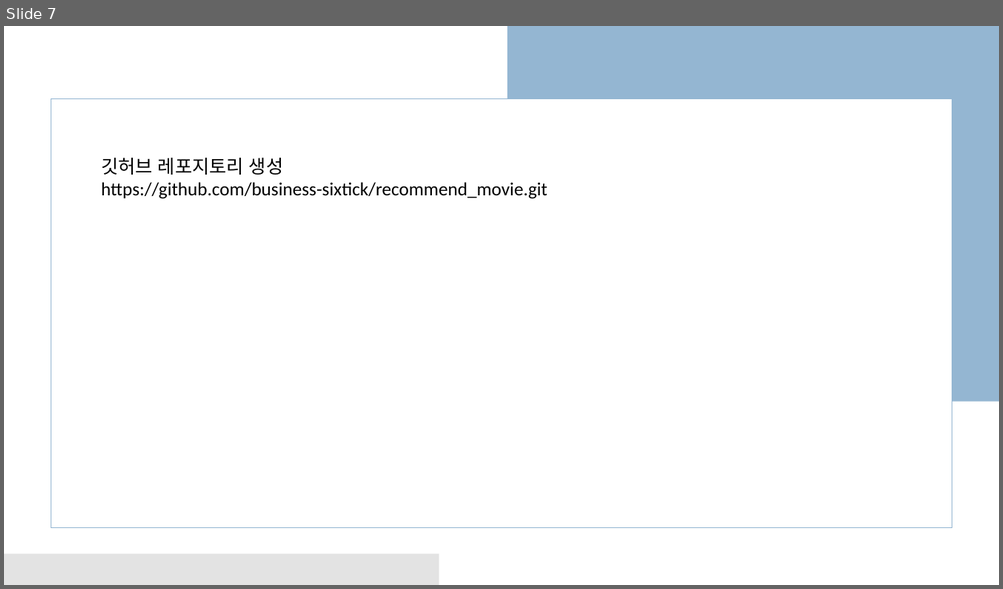
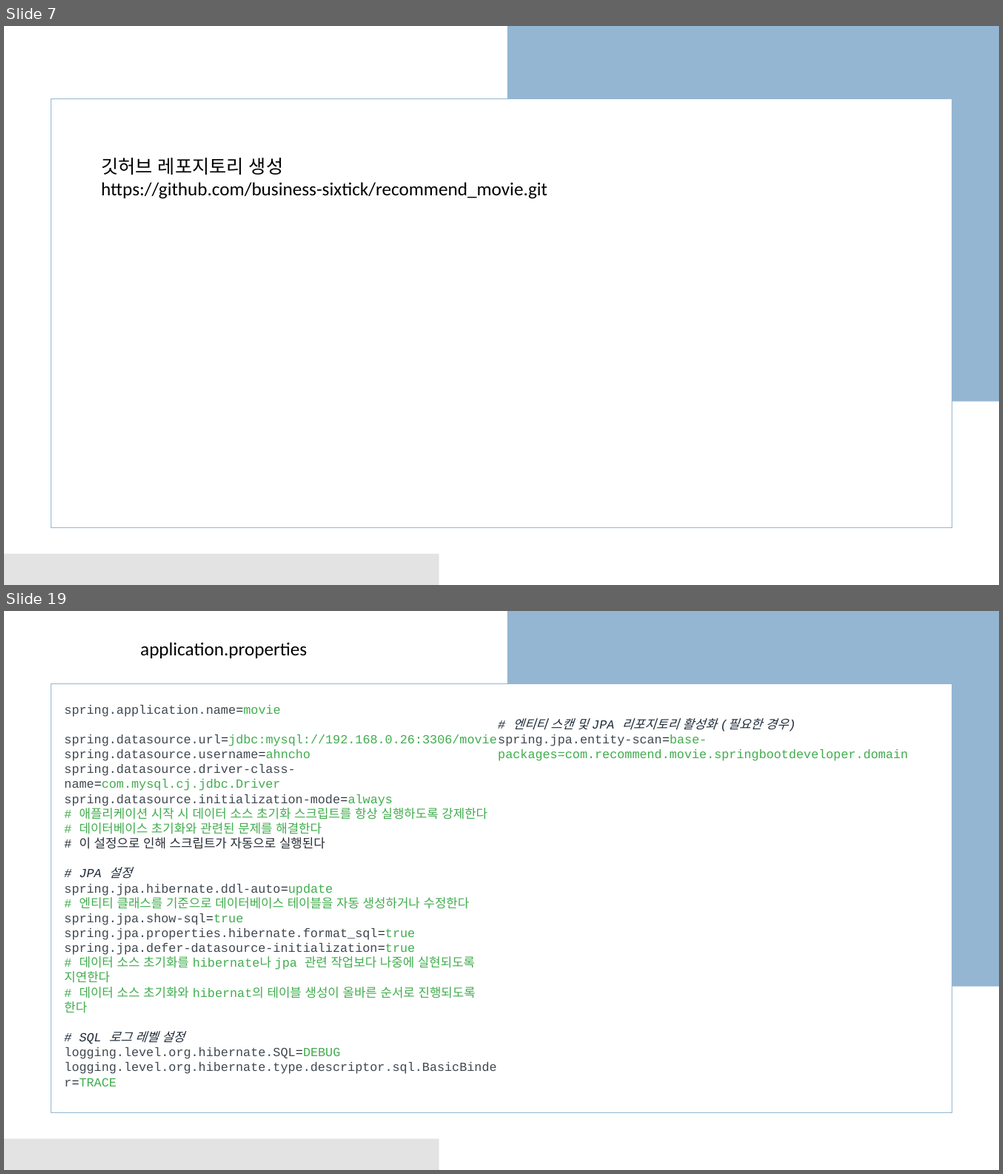
Before and after one commit to business-sixtick/recommend_movie, a slide deck: doc/세종교육_AI프로젝트.pptx. Shown one above the other, each under a label of ours: slide 7 before the commit, slides 7 and 19 after it; the slides between them are not shown. The pictures are 1003x589 and 1003x1174 pixels, drawn with LibreOffice and Linux fonts; fonts in the diff are those of the drawing. Boxes give left, top, right and bottom in pixels: in the first picture for what was removed or moved away, otherwise in the second. Text is boxed around its words. In the diff, an @@ line names an element or a change of style, - is before the commit and + after.

```diff
--- a/doc/세종교육_AI프로젝트.pptx
+++ b/doc/세종교육_AI프로젝트.pptx
@@ slide 19 added at box(4, 611, 999, 1170), background #FFFFFF; not listed: 3 template elements that a slide beside it also shows @@
@@ text added at box(140, 642, 307, 658), 18 pt, text #000000 @@
+application.properties
@@ text added at box(64, 705, 706, 1087), 12 pt, text #3F4750 @@
+spring.application.name=movie
+spring.datasource.url=jdbc:mysql://192.168.0.26:3306/movie
+spring.datasource.username=ahncho
+spring.datasource.driver-class-name=com.mysql.cj.jdbc.Driver
+spring.datasource.initialization-mode=always
+# 애플리케이션 시작 시 데이터 소스 초기화 스크립트를 항상 실행하도록 강제한다
+# 데이터베이스 초기화와 관련된 문제를 해결한다
+# 이 설정으로 인해 스크립트가 자동으로 실행된다
+# JPA 설정
+spring.jpa.hibernate.ddl-auto=update
+# 엔티티 클래스를 기준으로 데이터베이스 테이블을 자동 생성하거나 수정한다
+spring.jpa.show-sql=true
+spring.jpa.properties.hibernate.format_sql=true
+spring.jpa.defer-datasource-initialization=true
+# 데이터 소스 초기화를 hibernate나 jpa 관련 작업보다 나중에 실현되도록 지연한다
+# 데이터 소스 초기화와 hibernat의 테이블 생성이 올바른 순서로 진행되도록 한다
+# SQL 로그 레벨 설정
+logging.level.org.hibernate.SQL=DEBUG
+logging.level.org.hibernate.type.descriptor.sql.BasicBinder=TRACE
+# 엔티티 스캔 및 JPA 리포지토리 활성화 (필요한 경우)
+spring.jpa.entity-scan=base-packages=com.recommend.movie.springbootdeveloper.domain
```
Also in this commit, not shown: 3 slides changed, 11 other slides added, 22 other files.
